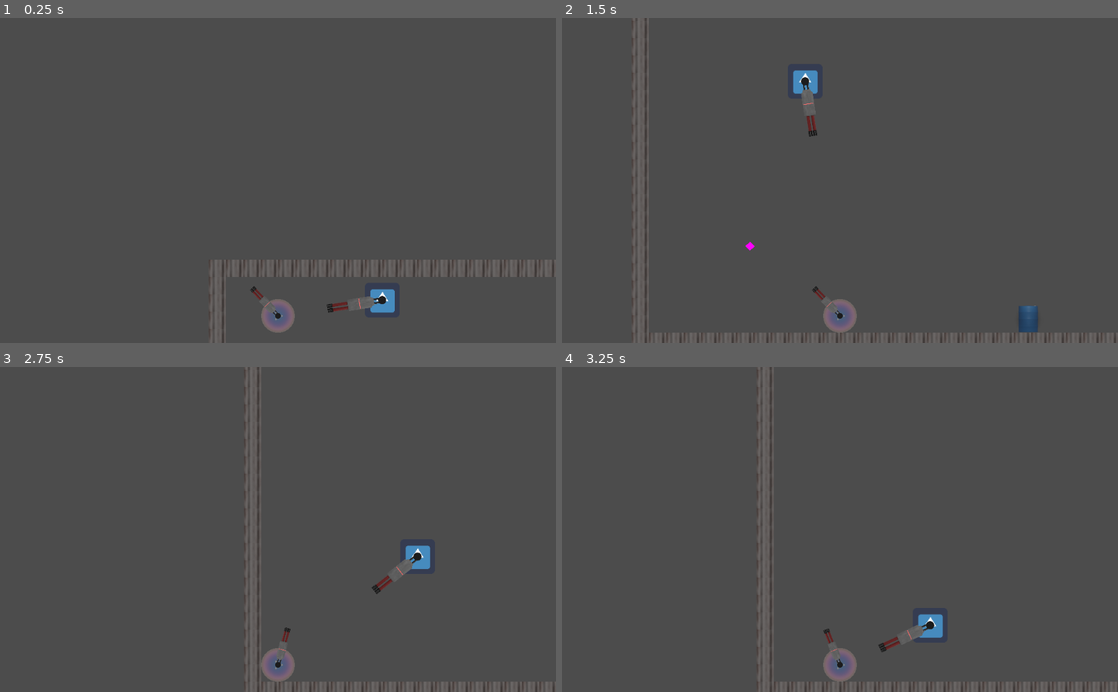
Above: before the commit, frames 1-4 (two rows, left to right).
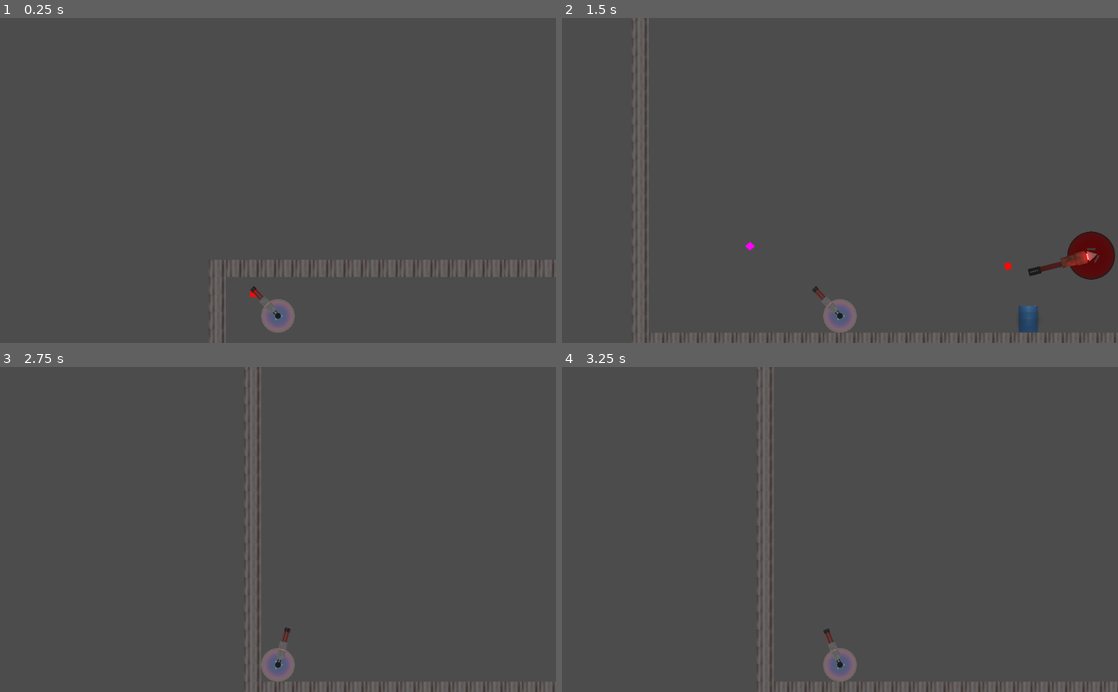
Above: after the commit, the same moments.

Repository: Mewtastic/4-bullet-gun
Game: Godot game, scene res://Scenes/Level one.tscn
Two runs of this game, one before a commit and one after it. Both use one fixed random seed, a clock stepped at 60 frames per second and the inputs below. After the commit the project has no main scene; this scene is started directly in both runs. The engine's default icon, where the game draws it, is replaced by a stand-in: a white triangle on a blue panel in a dark square.
Inputs (mouse positions are in pixels of both pictures, inside the frame that each line leads up to):
- Up to frame 1 (0.25 s): no input
- Up to frame 2 (1.5 s): move the mouse to (962, 164) at 0.52 s; hold D (right) from 0.53 s (still down); click (962, 164) at 0.6 s; move the mouse to (728, 196) at 1.27 s; click (728, 196) at 1.35 s
- Up to frame 3 (2.75 s): move the mouse to (333, 458) at 2.02 s; release D (right) at 2.03 s; hold A (left) from 2.03 s (still down); click (333, 458) at 2.1 s
- Up to frame 4 (3.25 s): move the mouse to (812, 594) at 2.77 s; release A (left) at 2.78 s; hold D (right) from 2.78 s (still down); click (812, 594) at 2.85 s

The runs differ from the first frame. In frame 1, 0.4% of the frame differs, in the area x 44-71%, y 83-91%; in frame 2, 1.6%, in the area x 41-100%, y 16-81%; in frame 3, 0.4%; in frame 4, 0.4%.

Commit message:
Enemy Clean Up

Diff:
--- /dev/null
+++ b/Assets/Instances/Enemy gun.tscn
@@ -0,0 +1,21 @@
+[gd_scene load_steps=3 format=2]
+
+[ext_resource path="res://Scripts/enemy_gun.gd" type="Script" id=1]
+[ext_resource path="res://Assets/Sprites/enemy_gun.png" type="Texture" id=2]
+
+[node name="Enemy gun" type="Node2D"]
+position = Vector2( 334, 23 )
+script = ExtResource( 1 )
+__meta__ = {
+"_edit_group_": true
+}
+
+[node name="Sprite" type="Sprite" parent="."]
+scale = Vector2( 0.145018, 0.145018 )
+texture = ExtResource( 2 )
+offset = Vector2( 375, 0 )
+flip_h = true
+
+[node name="Position2D" type="Position2D" parent="."]
+position = Vector2( 100, -2 )
+z_index = 1
--- /dev/null
+++ b/Assets/Instances/Enemy.tscn
@@ -0,0 +1,22 @@
+[gd_scene load_steps=3 format=2]
+
+[ext_resource path="res://Assets/Sprites/enemy.png" type="Texture" id=1]
+
+[sub_resource type="CircleShape2D" id=1]
+radius = 43.6407
+
+[node name="Enemy" type="RigidBody2D"]
+collision_layer = 8
+collision_mask = 5
+gravity_scale = 3.0
+__meta__ = {
+"_edit_group_": true
+}
+
+[node name="CollisionShape2D" type="CollisionShape2D" parent="."]
+z_index = 2
+shape = SubResource( 1 )
+
+[node name="Sprite" type="Sprite" parent="."]
+scale = Vector2( 0.2, 0.2 )
+texture = ExtResource( 1 )
--- a/Assets/Instances/Player.tscn
+++ b/Assets/Instances/Player.tscn
@@ -7,6 +7,7 @@
 radius = 30.8397
 
 [node name="Player" type="KinematicBody2D"]
+z_index = 2
 collision_mask = 4
 script = ExtResource( 2 )
 __meta__ = {
--- a/Scenes/Level one.tscn
+++ b/Scenes/Level one.tscn
@@ -1,14 +1,11 @@
-[gd_scene load_steps=9 format=2]
+[gd_scene load_steps=7 format=2]
 
 [ext_resource path="res://Assets/Instances/Player.tscn" type="PackedScene" id=1]
 [ext_resource path="res://Assets/Instances/Gun.tscn" type="PackedScene" id=2]
 [ext_resource path="res://Assets/Instances/Barrel.tscn" type="PackedScene" id=3]
 [ext_resource path="res://Assets/Instances/World.tscn" type="PackedScene" id=4]
-[ext_resource path="res://Assets/Sprites/icon.png" type="Texture" id=5]
-[ext_resource path="res://Assets/Sprites/gun.png" type="Texture" id=6]
-[ext_resource path="res://Scripts/enemy_gun.gd" type="Script" id=7]
-
-[sub_resource type="CircleShape2D" id=1]
+[ext_resource path="res://Assets/Instances/Enemy.tscn" type="PackedScene" id=5]
+[ext_resource path="res://Assets/Instances/Enemy gun.tscn" type="PackedScene" id=6]
 
 [node name="Level one" type="Node2D"]
 
@@ -24,28 +21,7 @@
 collision_bounce = 0.0
 tile_data = PoolIntArray( -65540, 0, 0, -65539, 0, 0, -65538, 0, 0, -65537, 0, 0, -131072, 0, 0, -131071, 0, 0, -131070 …(1360 unchanged characters)…
 
-[node name="Enemy" type="RigidBody2D" parent="."]
-position = Vector2( 192, 8 )
-collision_layer = 8
-collision_mask = 5
-__meta__ = {
-"_edit_group_": true
-}
+[node name="Enemy" parent="." instance=ExtResource( 5 )]
+position = Vector2( 718.955, 122.053 )
 
-[node name="CollisionShape2D" type="CollisionShape2D" parent="Enemy"]
-shape = SubResource( 1 )
-
-[node name="Sprite" type="Sprite" parent="Enemy"]
-texture = ExtResource( 5 )
-
-[node name="Enemy gun" type="Node2D" parent="."]
-position = Vector2( 334, 23 )
-script = ExtResource( 7 )
-__meta__ = {
-"_edit_group_": true
-}
-
-[node name="Sprite" type="Sprite" parent="Enemy gun"]
-scale = Vector2( 0.145018, 0.145018 )
-texture = ExtResource( 6 )
-offset = Vector2( 320, 0 )
+[node name="Enemy gun" parent="." instance=ExtResource( 6 )]
--- a/Scripts/enemy_gun.gd
+++ b/Scripts/enemy_gun.gd
@@ -24,7 +24,7 @@
 		look_at(player.global_position)
 		if(fire_timer == fire_rate):
 			var b = Bullet.instance()
-			b.start(global_position, rotation, int(2), true)
+			b.start($Position2D.global_position, rotation, int(2), true)
 			get_parent().add_child(b)
 			fire_timer = 0
 
--- a/project.godot
+++ b/project.godot
@@ -16,7 +16,6 @@
 [application]
 
 config/name="4 -bullet-gun"
-run/main_scene="res://Scenes/Level one.tscn"
 boot_splash/image="res://Assets/Sprites/SplashScreen.png"
 boot_splash/bg_color=Color( 0, 0, 0, 1 )
 config/icon="res://Assets/Sprites/icon.png"
Binary file added: Assets/Sprites/enemy.png
Not shown, added: Assets/Sprites/enemy.png.import
Binary file added: Assets/Sprites/enemy_gun.png
Not shown, added: Assets/Sprites/enemy_gun.png.import
